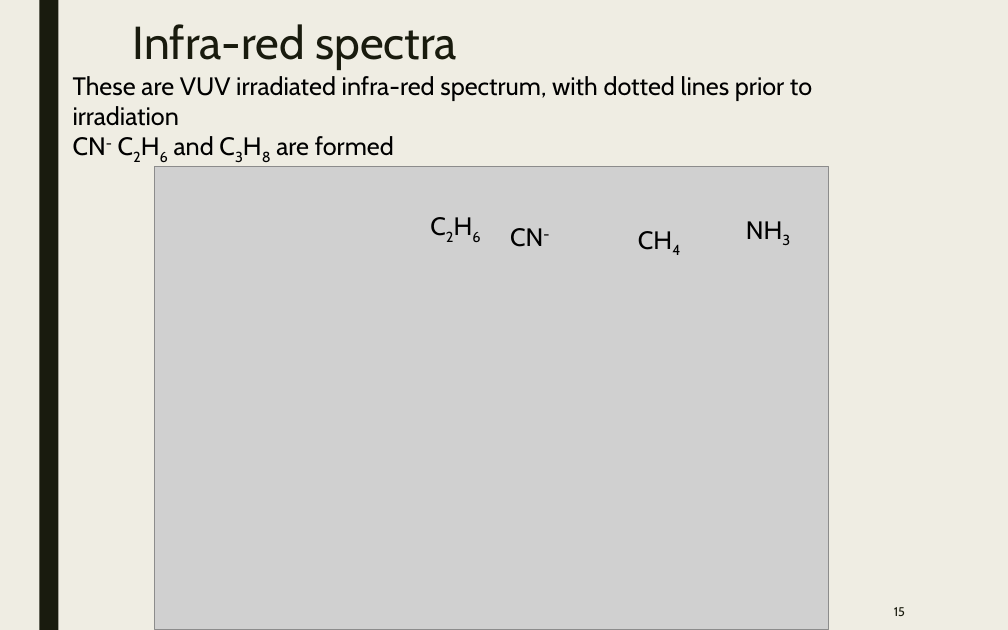
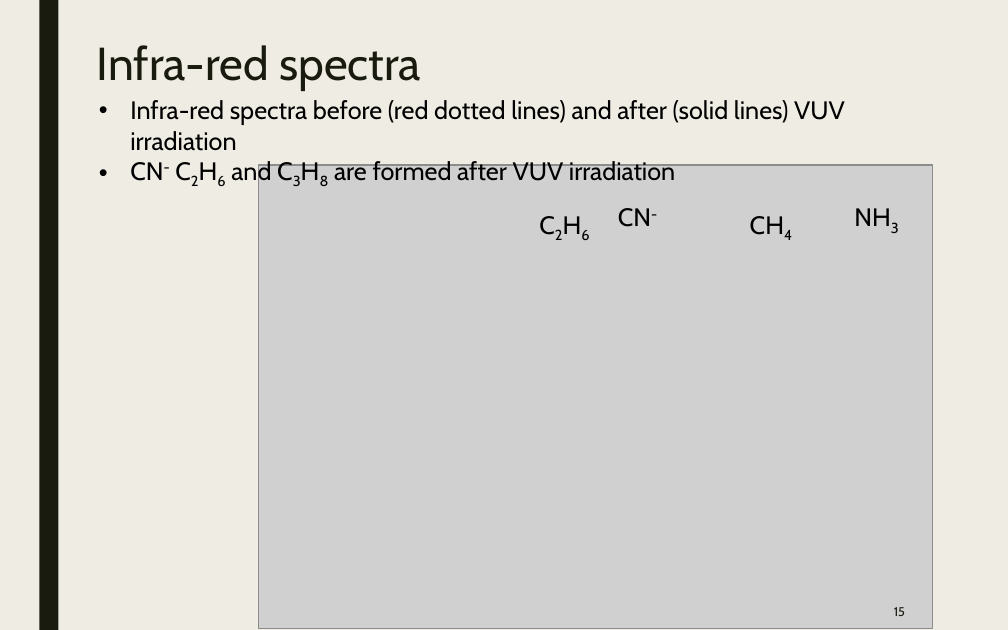
Before and after one commit to samuello1228/lily, a slide deck: slide 15 of doc/VUV and EUV irradiation of CH4 + NH3.pptx. Drawn at 1008x630 pixels with LibreOffice and Linux fonts; fonts in the diff are those of the drawing; grey boxes stand for pictures. Boxes give left, top, right and bottom in pixels: in the first picture for what was removed or moved away, otherwise in the second. Text is boxed around its words. In the diff, an @@ line names an element or a change of style, - is before the commit and + after.

```diff
--- a/doc/VUV and EUV irradiation of CH4 + NH3.pptx
+++ b/doc/VUV and EUV irradiation of CH4 + NH3.pptx
@@ title "Infra-red spectra": place and size @@
-title "Infra-red spectra" at [133, 24, 457, 70]
+title "Infra-red spectra" at [97, 45, 421, 91]
@@ text at [130, 100, 845, 186]: text changed @@
-These are VUV irradiated infra-red spectrum, with dotted lines prior to irradiation
-CN- C2H6 and C3H8 are formed
+• Infra-red spectra before (red dotted lines) and after (solid lines) VUV irradiation
+• CN- C2H6 and C3H8 are formed after VUV irradiation
@@ picture: place and size @@
-picture at [155, 166, 830, 630]
+picture at [258, 165, 932, 629]
@@ text "C2H6": place and size @@
-text "C2H6" at [420, 206, 515, 246]
+text "C2H6" at [529, 205, 624, 245]
@@ text "CN-": place and size @@
-text "CN-" at [510, 228, 543, 247]
+text "CN-" at [618, 208, 651, 227]
@@ text "CH4": place and size @@
-text "CH4" at [628, 219, 723, 259]
+text "CH4" at [740, 205, 835, 245]
@@ text "NH3": place and size @@
-text "NH3" at [736, 210, 831, 250]
+text "NH3" at [845, 197, 939, 237]
```
Also in this commit, not shown: 10 other slides changed, 1 slide added.
